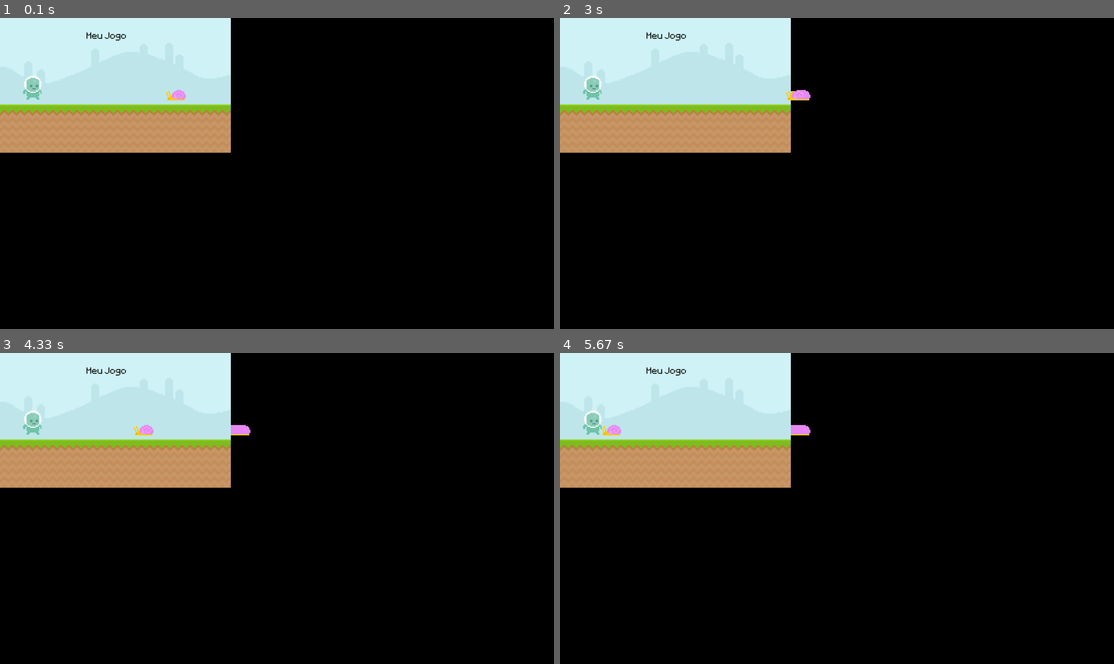
Above: before the commit, frames 1-4 (two rows, left to right).
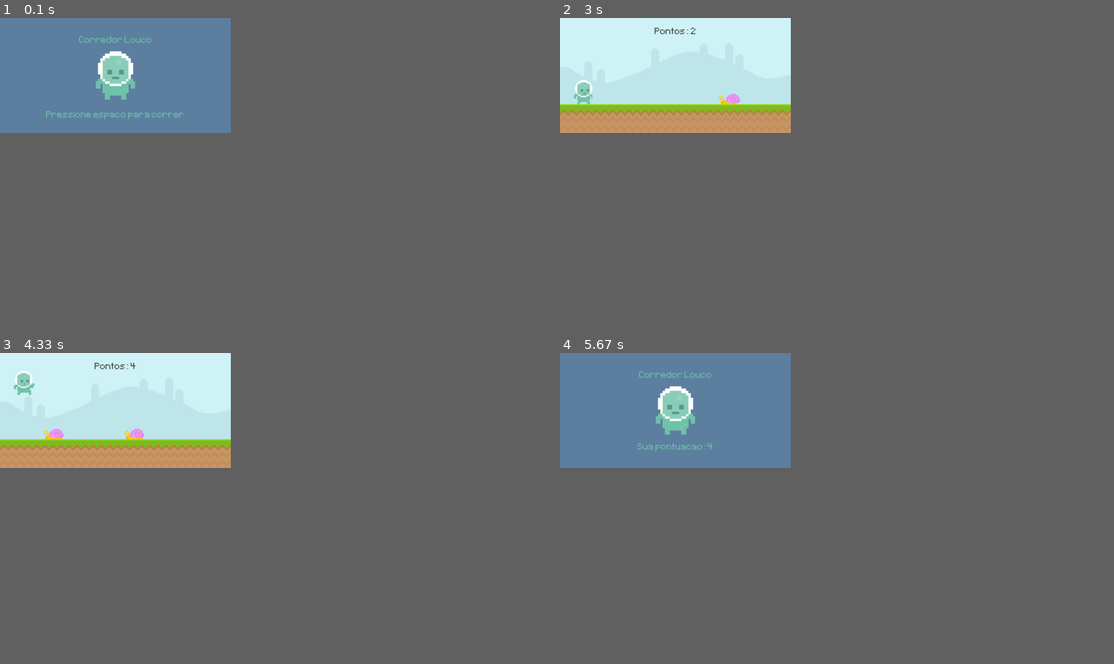
Above: after the commit, the same moments.

Repository: vijcoelho/python
Game: pygame game, started from Pygame testes/maingame.py
The game is run twice, just before and just after one commit, with the same random seed, the same clock (stepped at 60 frames per second) and the same inputs.
Inputs (mouse positions are in pixels of both pictures, inside the frame that each line leads up to):
- Up to frame 1 (0.1 s): no input
- Up to frame 2 (3 s): tap Space at 0.33, 2.33, 2.73 s; press the mouse at (704, 86) at 0.7 s; move the mouse to (659, 58) at 0.8 s; release the mouse at (615, 33) at 0.93 s; press the mouse at (704, 86) at 1.53 s; move the mouse to (670, 61) at 1.63 s; release the mouse at (637, 36) at 1.77 s
- Up to frame 3 (4.33 s): tap Space at 3.03, 3.57, 3.87 s
- Up to frame 4 (5.67 s): no input
In our replay, the window is 900x506 before the commit and 375x187 after it. These sizes can differ from the game's own. Grey fills any space a smaller window leaves; there, only what the larger window draws over its background counts as a difference.

The runs differ from the first frame. In frame 1, 18% of the frame differs, in the area x 0-42%, y 0-44%; in frame 2, 3.5%; in frame 3, 3.7%; in frame 4, 18%, in the area x 0-46%, y 0-44%.

Commit message:
Update maingame.py

Diff:
--- a/Pygame testes/maingame.py
+++ b/Pygame testes/maingame.py
@@ -1,20 +1,131 @@
+from typing import Any
 import pygame
 from sys import exit
+from random import randint
+
+class Player(pygame.sprite.Sprite):
+    def __init__(self):
+        super().__init__()
+        self.image = pygame.image.load('C:/Users/vitor/Documents/GitHub/python/Pygame testes/graphics/Player/player_walk_1.png').convert_alpha()
+        self.rect = self.image.get_rect(midbottom = (200,300))
+        self.gravity = 0
+
+    def player_input(self):
+        keys = pygame.key.get_pressed()
+        if keys[pygame.K_SPACE] and self.rect.bottom >= 300:
+            self.gravity = -20
+
+    def apply_gravity(self):
+        self.gravity += 1
+        self.rect.y += self.gravity
+        if self.rect.bottom >= 300:
+            self.rect.bottom = 300
+
+    def update(self):
+        self.player_input()
+        self.apply_gravity()
+
+
+
+def display_score():
+    current_time = int(pygame.time.get_ticks() / 1000) - start_time
+    score_surf = test_font.render(f'Pontos: {current_time}', False, (64,64,64))
+    score_rect = score_surf.get_rect(center = (400,50))
+    screen.blit(score_surf, score_rect)
+    return current_time
+
+def obstacle_movement(obstacle_list):
+    if obstacle_list:
+        for obstacle_rect in obstacle_list:
+            obstacle_rect.x -= 5
+
+            if obstacle_rect.bottom == 300: screen.blit(snail_surf, obstacle_rect)
+            else: screen.blit(fly_surf,obstacle_rect)
+
+
+        obstacle_list = [obstacle for obstacle in obstacle_list if obstacle.x > -100]
+
+        return obstacle_list
+    else: return []
+
+def collisions(player,obstacles):
+    if obstacles:
+        for obstacle_rect in obstacles:
+            if player.colliderect(obstacle_rect): return False
+    return True
+
+def player_animation():
+    global player_surf, player_index
+
+    if player_rect.bottom < 300: player_surf = player_jump
+    else:
+        player_index += 0.1
+        if player_index >= len(player_walk): player_index = 0
+        player_surf = player_walk[int(player_index)]
+
 
 pygame.init()
-screen = pygame.display.set_mode((1920,1080))
+screen = pygame.display.set_mode((800,400))
 pygame.display.set_caption("Corredor")
 clock = pygame.time.Clock()
-test_font = pygame.font.Font('C:/Users/u23623/Documents/GitHub/Python-and-HTLM/python/Pygame testes/font/Pixeltype.ttf', 50)
-
-sky_surface = pygame.image.load('C:/Users/u23623/Documents/GitHub/Python-and-HTLM/python/Pygame testes/graphics/Sky.png').convert()
-ground_surface = pygame.image.load('C:/Users/u23623/Documents/GitHub/Python-and-HTLM/python/Pygame testes/graphics/ground.png').convert()
-text_surface = test_font.render('Meu Jogo', False, 'Black')
-
-snail_surface = pygame.image.load('C:/Users/u23623/Documents/GitHub/Python-and-HTLM/python/Pygame testes/graphics/snail/snail1.png').convert_alpha()
-snail_x_pos = 600
-
-player_surface = pygame.image.load('C:/Users/u23623/Documents/GitHub/Python-and-HTLM/python/Pygame testes/graphics/Player/player_walk_1.png').convert_alpha()
+test_font = pygame.font.Font('C:/Users/vitor/Documents/GitHub/python/Pygame testes/font/Pixeltype.ttf', 50)
+game_active = False
+start_time = 0
+score = 0
+player = pygame.sprite.GroupSingle()
+player.add(Player())
+
+sky_surface = pygame.image.load('C:/Users/vitor/Documents/GitHub/python/Pygame testes/graphics/Sky.png').convert()
+ground_surface = pygame.image.load('C:/Users/vitor/Documents/GitHub/python/Pygame testes/graphics/ground.png').convert()
+
+# score_surf = test_font.render('Meu Jogo', False,  (64,64,64))
+# score_rect = score_surf.get_rect(center = (400,50))
+
+# Obstacle
+snail_frame_1 = pygame.image.load('C:/Users/vitor/Documents/GitHub/python/Pygame testes/graphics/snail/snail1.png').convert_alpha()
+snail_frame_2 = pygame.image.load('C:/Users/vitor/Documents/GitHub/python/Pygame testes/graphics/snail/snail2.png').convert_alpha()
+snail_frames = [snail_frame_1,snail_frame_2]
+snail_frame_index = 0
+snail_surf = snail_frames[snail_frame_index]
+
+fly_frame_1 = pygame.image.load('C:/Users/vitor/Documents/GitHub/python/Pygame testes/graphics/Fly/Fly1.png').convert_alpha()
+fly_frame_2 = pygame.image.load('C:/Users/vitor/Documents/GitHub/python/Pygame testes/graphics/Fly/Fly2.png').convert_alpha()
+fly_frames = [fly_frame_1,fly_frame_2]
+fly_frame_index = 0
+fly_surf = fly_frames[fly_frame_index]
+
+obstacle_rect_list = []
+
+player_walk_1 = pygame.image.load('C:/Users/vitor/Documents/GitHub/python/Pygame testes/graphics/Player/player_walk_1.png').convert_alpha()
+player_walk_2 = pygame.image.load('C:/Users/vitor/Documents/GitHub/python/Pygame testes/graphics/Player/player_walk_2.png').convert_alpha()
+player_walk = [player_walk_1,player_walk_2]
+player_index = 0
+player_jump = pygame.image.load('C:/Users/vitor/Documents/GitHub/python/Pygame testes/graphics/Player/jump.png').convert_alpha()
+
+player_surf = player_walk[player_index]
+player_rect = player_surf.get_rect(midbottom = (80,300))
+player_gravity = 0
+
+# Intro screem
+player_stand = pygame.image.load('C:/Users/vitor/Documents/GitHub/python/Pygame testes/graphics/Player/player_stand.png').convert_alpha()
+player_stand = pygame.transform.rotozoom(player_stand,0,2)
+player_stand_rect = player_stand.get_rect(center = (400,200))
+
+game_name = test_font.render('Corredor Louco',False,(111,196,169))
+game_name_rect = game_name.get_rect(center = (400,80))
+
+game_message = test_font.render('Pressione espaco para correr',False,(111,196,169))
+game_message_rect = game_message.get_rect(center = (400,340))
+
+# Timer
+obstacle_timer = pygame.USEREVENT + 1
+pygame.time.set_timer(obstacle_timer,1500)
+
+snail_animation_timer = pygame.USEREVENT + 2
+pygame.time.set_timer(snail_animation_timer, 500)
+
+fly_animation_timer = pygame.USEREVENT + 3
+pygame.time.set_timer(fly_animation_timer, 200)
 
 while True:
     for event in pygame.event.get():
@@ -22,14 +133,79 @@
             pygame.quit()
             exit()
 
-    screen.blit(sky_surface,(0,0))
-    screen.blit(ground_surface,(0,300))
-    screen.blit(text_surface,(300,50))
-    snail_x_pos -= 4
-    if snail_x_pos < -100:
-        snail_x_pos = 800
-    screen.blit(snail_surface,(snail_x_pos,250))
-    screen.blit(player_surface,(80,200))
+        if game_active:
+            if event.type == pygame.KEYDOWN and player_rect.bottom >= 300:
+                if event.key == pygame.K_SPACE:
+                    player_gravity = -20
+
+            if event.type == pygame.MOUSEBUTTONDOWN and player_rect.bottom >= 300:
+                if pygame.mouse.get_pressed():
+                    player_gravity = -20
+        else:
+            if event.type == pygame.KEYDOWN and event.key == pygame.K_SPACE:
+                game_active = True
+                start_time = int(pygame.time.get_ticks() / 1000)
+
+        if game_active:
+            if event.type == obstacle_timer:
+                if randint(0,2):
+                    obstacle_rect_list.append(snail_surf.get_rect(bottomright = (randint(900,1100),300)))
+                else: obstacle_rect_list.append(fly_surf.get_rect(bottomright = (randint(900,1100),210)))
+
+            if event.type == snail_animation_timer:
+                if snail_frame_index == 0: snail_frame_index = 1
+                else: snail_frame_index = 0
+                snail_surf = snail_frames[snail_frame_index]
+
+            if event.type == fly_animation_timer:
+                if fly_frame_index == 0: fly_frame_index = 1
+                else: fly_frame_index = 0
+                fly_surf = fly_frames[fly_frame_index]
+
+
+
+
+
+    if game_active:
+        screen.blit(sky_surface,(0,0))
+        screen.blit(ground_surface,(0,300))
+        # pygame.draw.rect(screen, '#c0e8ec', score_rect)
+        # pygame.draw.rect(screen, '#c0e8ec', score_rect, 10)
+        # screen.blit(score_surf,score_rect)
+        score = display_score()
+
+        # snail_rect.x -= 4
+        # if snail_rect.right <= 0: snail_rect.left = 800
+        # screen.blit(snail_surf,snail_rect)
+
+        # Player
+        player_gravity += 1
+        player_rect.y += player_gravity
+        if player_rect.bottom >= 300:player_rect.bottom = 300
+        player_animation()
+        screen.blit(player_surf,player_rect)
+        player.update()
+
+
+        # Obstacle Movement
+        obstacle_rect_list = obstacle_movement(obstacle_rect_list)
+
+        # collisions
+        game_active = collisions(player_rect,obstacle_rect_list)
+
+    else:
+        screen.fill((94, 129, 162))
+        screen.blit(player_stand, player_stand_rect)
+        obstacle_rect_list.clear()
+        player_rect.midbottom = (80,300)
+        player_gravity = 0
+
+        score_message = test_font.render(f'Sua pontuacao: {score}',False,(111,196,169))
+        score_message_rect = score_message.get_rect(center = (400,330))
+        screen.blit(game_name, game_name_rect)
+
+        if score == 0: screen.blit(game_message, game_message_rect)
+        else: screen.blit(score_message, score_message_rect)
 
     pygame.display.update()
     clock.tick(60)
